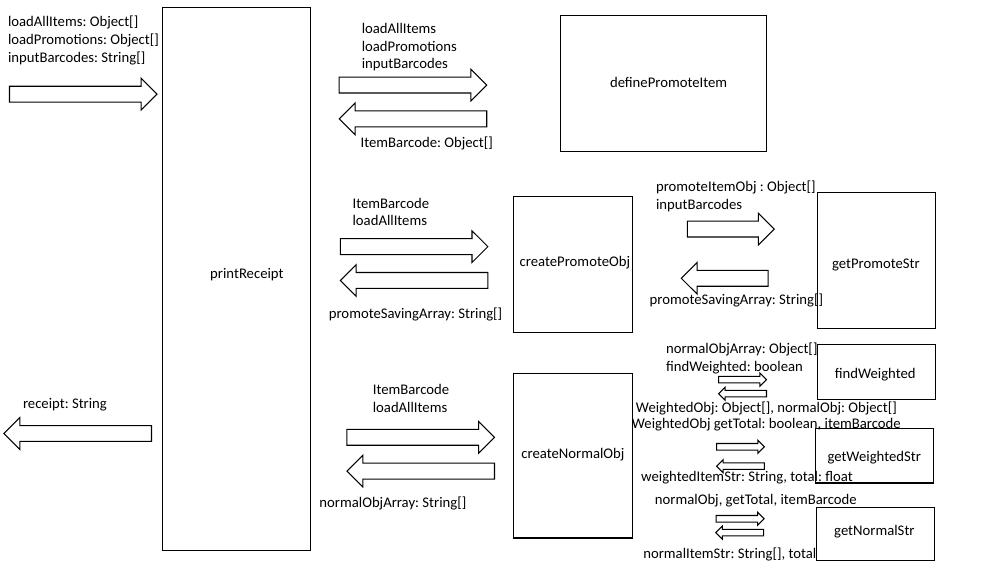
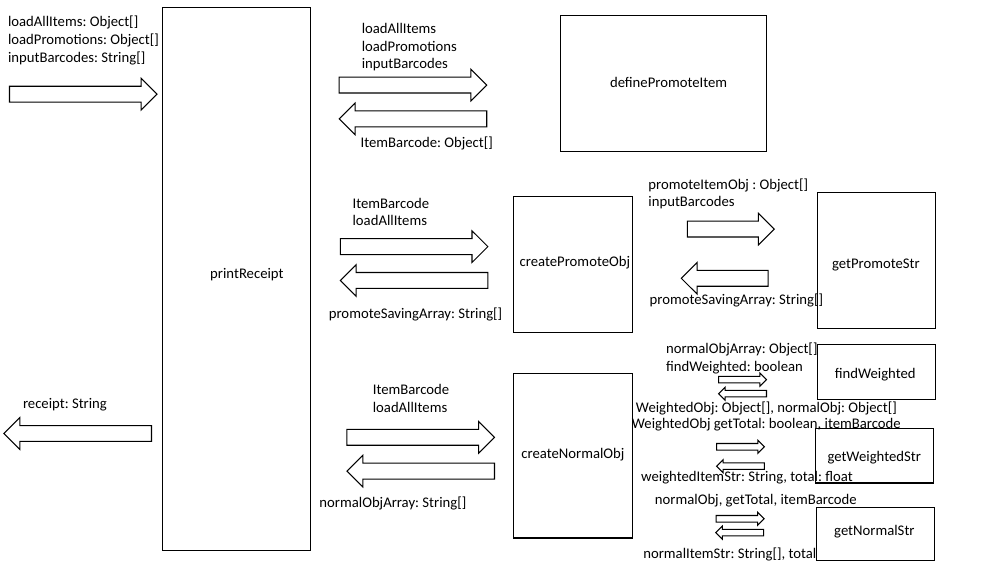
Before and after one commit to rexlo317/printReceipt, a slide deck: slide 1 of Presentation1.pptx. Drawn at 1008x567 pixels with LibreOffice and Linux fonts; fonts in the diff are those of the drawing. Boxes give left, top, right and bottom in pixels: in the first picture for what was removed or moved away, otherwise in the second. Text is boxed around its words. In the diff, an @@ line names an element or a change of style, - is before the commit and + after.

```diff
--- a/Presentation1.pptx
+++ b/Presentation1.pptx
@@ text "promoteItemObj : Object[]" moved from (x1=656, y1=180, x2=815, y2=212) to (x1=648, y1=178, x2=808, y2=209) @@
```
Also in this commit, not shown: 1 slide added, 1 other file.
